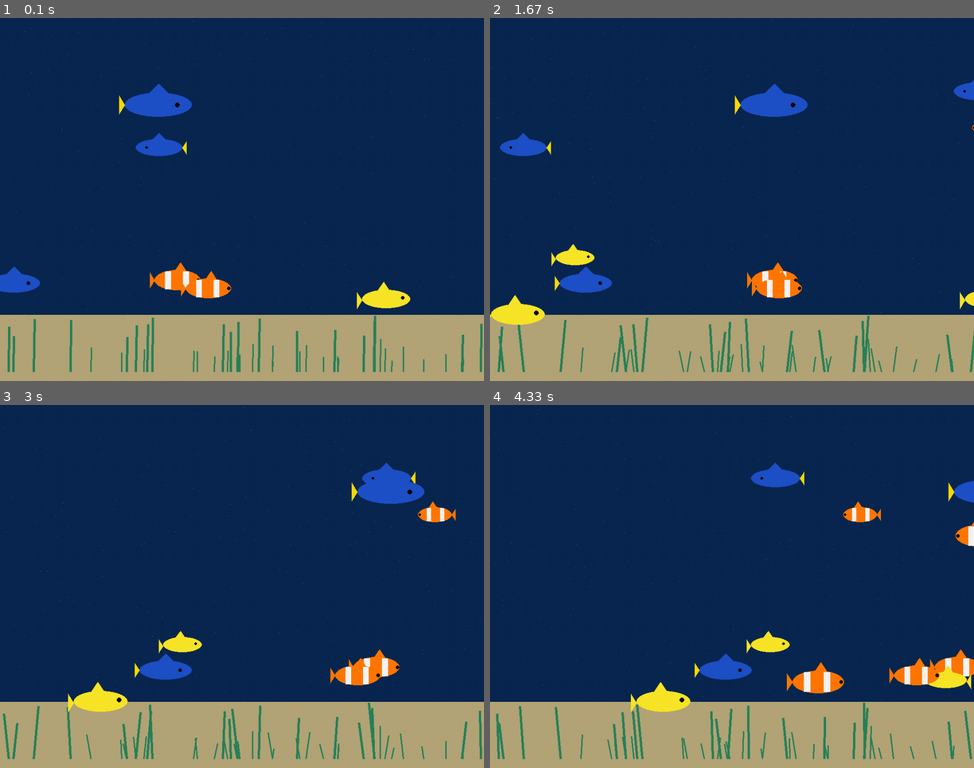
Above: before the commit, frames 1-4 (two rows, left to right).
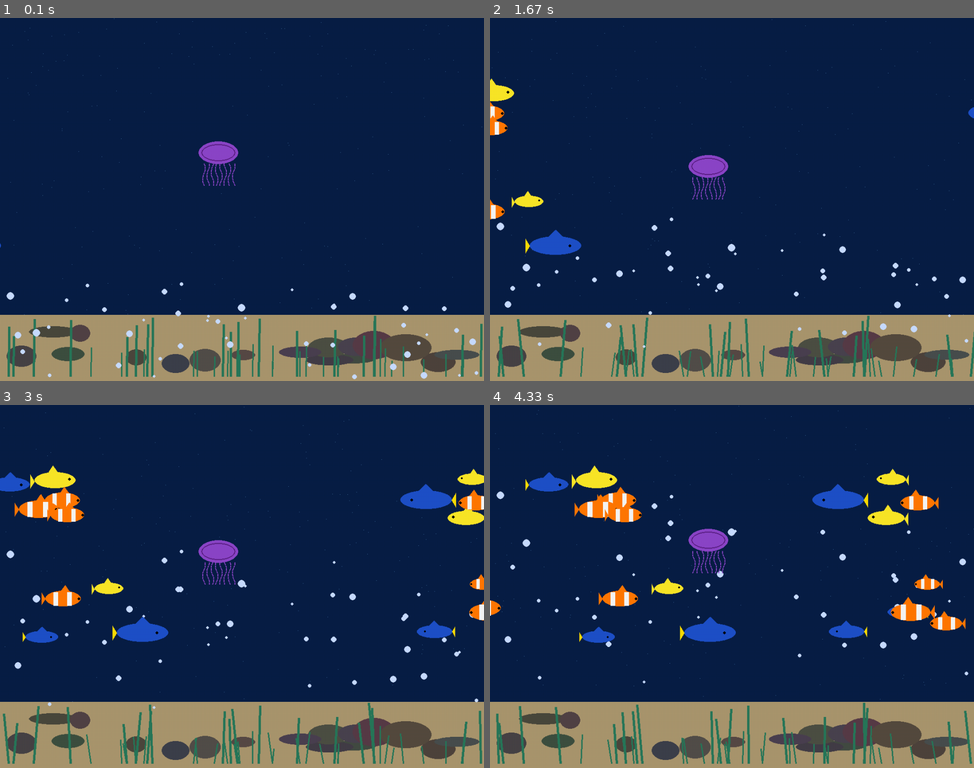
Above: after the commit, the same moments.

Repository: UCLL-introproject-2526/projectweek-46-alibi
Game: pygame game, started from window.py
Same seed, same stepped clock (60 frames per second), same inputs: the game is played once before the commit and once after it.
Inputs:
- Up to frame 1 (0.1 s): no input
- Up to frame 2 (1.67 s): no input
- Up to frame 3 (3 s): no input
- Up to frame 4 (4.33 s): no input

The runs differ from the first frame. In frame 1, 8.1% of the frame differs, in the area x 0-100%, y 18-100%; in frame 2, 10%; in frame 3, 13%; in frame 4, 14%, in the area x 0-100%, y 15-99%.

Commit message:
Background

Diff:
--- a/window.py
+++ b/window.py
@@ -13,7 +13,9 @@
     running = True
     time = 0
 
-    # --- VISTEKENINGEN ---
+    # -------------------------------------------------
+    #                   VIS TEKEN FUNCTIES
+    # -------------------------------------------------
 
     def draw_clownfish(surface, x, y, scale=1, flip=False):
         color = (255, 120, 0)
@@ -29,7 +31,6 @@
         pygame.draw.polygon(body, color,
             [(10*scale, 35*scale), (0, 20*scale), (0, 50*scale)]
         )
-
         pygame.draw.polygon(body, color,
             [(50*scale, 15*scale), (60*scale, 0), (70*scale, 15*scale)]
         )
@@ -38,9 +39,7 @@
 
         if flip:
             body = pygame.transform.flip(body, True, False)
-
-        surface.blit(body, (x, y))
-
+        surface.blit(body, (x, y))
 
     def draw_bluetang(surface, x, y, scale=1, flip=False):
         blue = (30, 80, 200)
@@ -50,11 +49,9 @@
         body = pygame.Surface((140*scale, 70*scale), pygame.SRCALPHA)
 
         pygame.draw.ellipse(body, blue, (10*scale, 15*scale, 110*scale, 40*scale))
-
         pygame.draw.polygon(body, yellow,
             [(10*scale, 35*scale), (0, 20*scale), (0, 50*scale)]
         )
-
         pygame.draw.polygon(body, blue,
             [(50*scale, 15*scale), (65*scale, 0), (80*scale, 15*scale)]
         )
@@ -63,9 +60,7 @@
 
         if flip:
             body = pygame.transform.flip(body, True, False)
-
-        surface.blit(body, (x, y))
-
+        surface.blit(body, (x, y))
 
     def draw_yellowfish(surface, x, y, scale=1, flip=False):
         yellow = (250, 230, 40)
@@ -74,11 +69,9 @@
         body = pygame.Surface((120*scale, 60*scale), pygame.SRCALPHA)
 
         pygame.draw.ellipse(body, yellow, (10*scale, 15*scale, 90*scale, 35*scale))
-
         pygame.draw.polygon(body, yellow,
             [(10*scale, 35*scale), (0, 20*scale), (0, 50*scale)]
         )
-
         pygame.draw.polygon(body, yellow,
             [(40*scale, 15*scale), (50*scale, 0), (60*scale, 15*scale)]
         )
@@ -87,30 +80,105 @@
 
         if flip:
             body = pygame.transform.flip(body, True, False)
-
-        surface.blit(body, (x, y))
-
+        surface.blit(body, (x, y))
 
     fish_types = [draw_clownfish, draw_bluetang, draw_yellowfish]
 
+    # -------------------------------------------------
+    #                 REALISTISCHE KWAL (verder weg)
+    # -------------------------------------------------
+
+    def draw_jellyfish(surface, x, y, size=0.6):   # kleiner = verder weg
+        purple = (140, 70, 200)
+        dark = (90, 30, 130)
+
+        body = pygame.Surface((140*size, 160*size), pygame.SRCALPHA)
+
+        # Kop
+        pygame.draw.ellipse(body, purple, (0, 0, 140*size, 80*size))
+        pygame.draw.ellipse(body, dark, (10*size, 10*size, 120*size, 60*size), 2)
+
+        # Tentakels (minder contrast)
+        for i in range(8):
+            start_x = 20*size + i * 15*size
+            for t in range(20):
+                tx = start_x + math.sin((t/3) + time*0.04 + i) * 3
+                ty = 80*size + t*4*size
+                pygame.draw.circle(body, purple, (int(tx), int(ty)), int(2*size))
+
+        surface.blit(body, (x, y))
+
+    # -------------------------------------------------
+    #                    BUBBELS
+    # -------------------------------------------------
+
+    bubbles = []
+    for _ in range(45):
+        bubbles.append({
+            "x": random.randint(0, width),
+            "y": random.randint(height - 200, height),
+            "speed": random.uniform(0.6, 1.8),
+            "size": random.randint(3, 8)
+        })
+
+    # -------------------------------------------------
+    #                    STENEN
+    # -------------------------------------------------
+
+    stones = []
+    for _ in range(18):
+        stones.append({
+            "x": random.randint(0, width),
+            "y": random.randint(height - 120, height - 50),
+            "w": random.randint(40, 120),
+            "h": random.randint(20, 60),
+            "color": (
+                random.randint(60, 90),
+                random.randint(60, 80),
+                random.randint(60, 80)
+            )
+        })
+
+    # -------------------------------------------------
+    #                    VISSEN (spawnen enkel aan randen)
+    # -------------------------------------------------
+
     def create_fish():
-        y_position = random.choice([
-            random.randint(80, 250),
-            random.randint(450, 600)
-        ])
+        side = random.choice(["left", "right"])
+
+        if side == "left":
+            x = random.randint(-350, -120)
+            dir = 1
+        else:
+            x = random.randint(width + 120, width + 350)
+            dir = -1
 
         return {
-            "x": random.randint(-300, 1300),
-            "y": y_position,
-            "speed": random.uniform(1.2, 3.0),
-            "dir": random.choice([1, -1]),
+            "x": x,
+            "y": random.choice([
+                random.randint(120, 260),
+                random.randint(350, 480)
+            ]),
+            "speed": random.uniform(0.8, 2.2),
+            "dir": dir,
             "type": random.choice(fish_types),
-            "scale": random.uniform(0.8, 1.3)
+            "scale": random.uniform(0.6, 1.0)
         }
 
-    fishes = [create_fish() for _ in range(12)]
-
-    # Planten
+    fishes = [create_fish() for _ in range(20)]
+
+    # -------------------------------------------------
+    #                    KWAL DATA
+    # -------------------------------------------------
+
+    jelly_x = 420
+    jelly_y = 260     # verder naar achter → hoger in beeld
+    jelly_dir = 1
+
+    # -------------------------------------------------
+    #                    PLANTEN
+    # -------------------------------------------------
+
     plants = []
     for _ in range(45):
         x = random.randint(0, width)
@@ -118,39 +186,56 @@
         wiggle = random.uniform(0.015, 0.05)
         plants.append((x, h, wiggle))
 
-    # --- MAIN LOOP ---
+    # -------------------------------------------------
+    #                   MAIN LOOP
+    # -------------------------------------------------
+
     while running:
         for event in pygame.event.get():
             if event.type == pygame.QUIT:
                 running = False
 
-        screen.fill((10, 40, 80))
+        screen.fill((8, 30, 70))
 
         # Lichtdeeltjes
         for i in range(180):
             px = random.randint(0, width)
             py = (random.randint(0, height) + time) % 650
-            screen.set_at((px, py), (80, 130, 180))
+            screen.set_at((px, py), (70, 120, 170))
 
         # Bodem
-        pygame.draw.rect(screen, (180, 165, 120), (0, height - 140, width, 140))
+        pygame.draw.rect(screen, (170, 150, 110), (0, height - 140, width, 140))
+
+        # Stenen
+        for s in stones:
+            pygame.draw.ellipse(screen, s["color"],
+                                (s["x"], s["y"], s["w"], s["h"]))
 
         # Planten
         for x, h, wiggle in plants:
             top_x = x + math.sin(time * wiggle) * (5 + h * 0.05)
             pygame.draw.line(
                 screen,
-                (40, 130, 90),
-                (x, height - 20),
+                (40, 120, 90),
+                (x, height - 10),
                 (top_x, height - 140 + (140 - h)),
                 5 if h > 90 else 3
             )
 
-        # Vissen bewegen + tekenen
+        # Bubbels
+        for b in bubbles:
+            b["y"] -= b["speed"]
+            if b["y"] < 0:
+                b["y"] = height - 20
+                b["x"] = random.randint(0, width)
+            pygame.draw.circle(screen, (200, 220, 255),
+                               (int(b["x"]), int(b["y"])), b["size"])
+
+        # Vissen (respawn enkel aan rand)
         for fish in fishes:
             fish["x"] += fish["speed"] * fish["dir"]
 
-            if fish["dir"] == 1 and fish["x"] > 1300:
+            if fish["dir"] == 1 and fish["x"] > width + 300:
                 fish.update(create_fish())
             elif fish["dir"] == -1 and fish["x"] < -300:
                 fish.update(create_fish())
@@ -158,6 +243,13 @@
             flip = (fish["dir"] == -1)
             fish["type"](screen, fish["x"], fish["y"], fish["scale"], flip)
 
+        # KWAL verder weg, lichte beweging
+        jelly_y += jelly_dir * 0.3
+        if jelly_y < 220 or jelly_y > 300:
+            jelly_dir *= -1
+
+        draw_jellyfish(screen, jelly_x, jelly_y, 0.6)
+
         time += 1
         pygame.display.flip()
         clock.tick(60)
